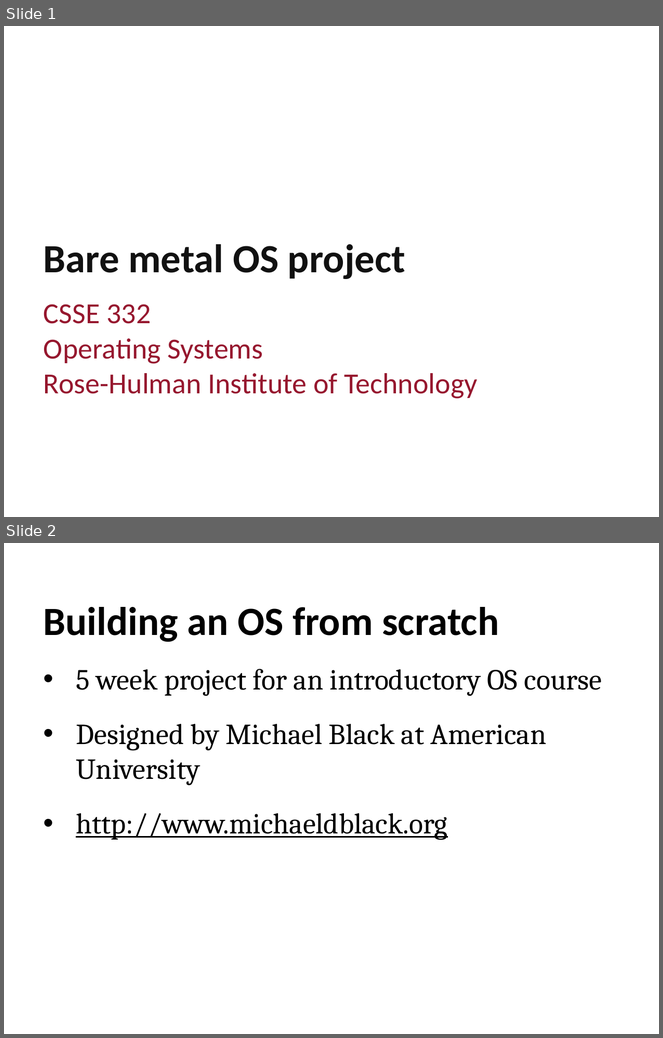
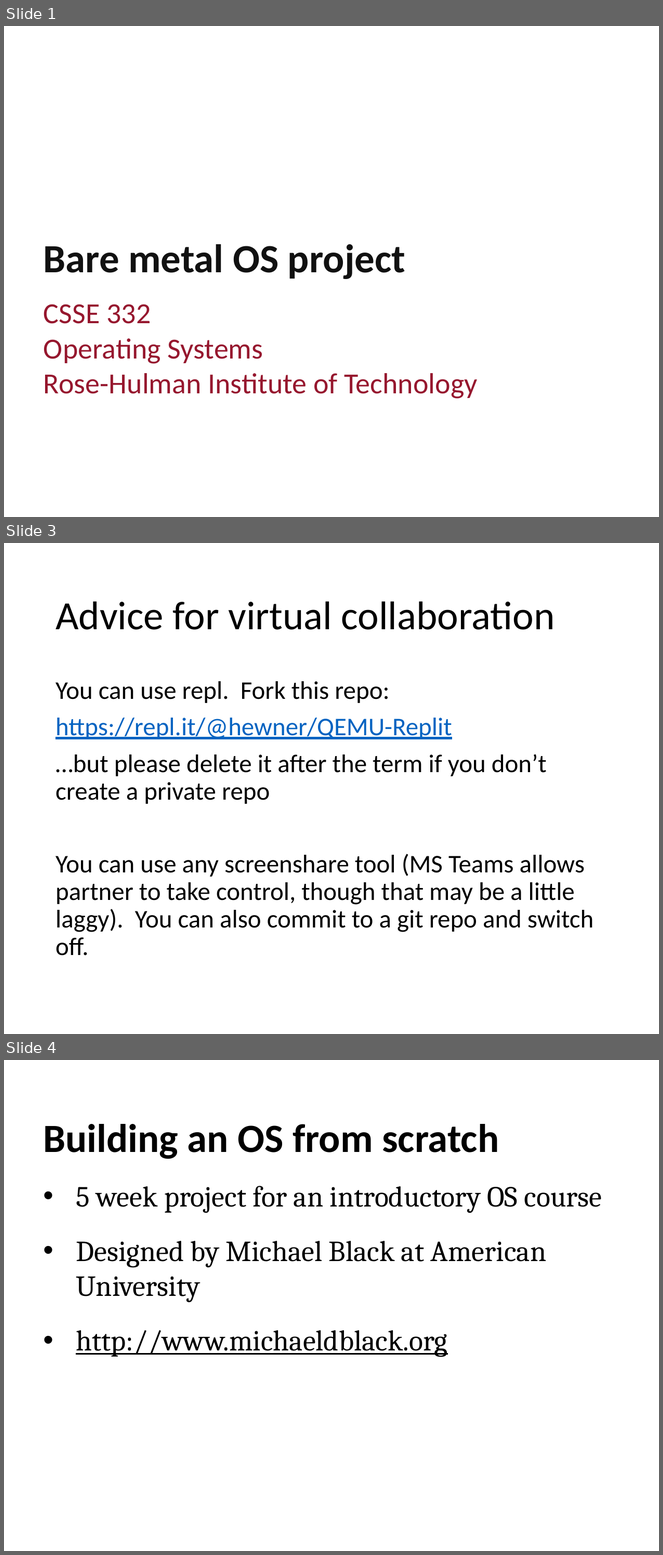
Before and after one commit to RHIT-CSSE/csse332, a slide deck: ClassMaterials/ProjectKickoff/ProjectKickoff.pptx. Shown one above the other, each under a label of ours: slides 1 and 2 before the commit, slides 1, 3 and 4 after it; the slides between them are not shown. The pictures are 663x1038 and 663x1555 pixels, drawn with LibreOffice and Linux fonts; fonts in the diff are those of the drawing. Boxes give left, top, right and bottom in pixels: in the first picture for what was removed or moved away, otherwise in the second. Text is boxed around its words. In the diff, an @@ line names an element or a change of style, - is before the commit and + after.

```diff
--- a/ClassMaterials/ProjectKickoff/ProjectKickoff.pptx
+++ b/ClassMaterials/ProjectKickoff/ProjectKickoff.pptx
@@ slide 3 added at box(4, 543, 659, 1034), background #FFFFFF @@
@@ title added at box(55, 601, 555, 630), 44 pt, text #000000 @@
+Advice for virtual collaboration
@@ text added at box(55, 681, 594, 956), 28 pt, text #000000 @@
+You can use repl. Fork this repo:
+https://repl.it/@hewner/QEMU-Replit
+…but please delete it after the term if you don’t create a private repo
+You can use any screenshare tool (MS Teams allows partner to take control, though that may be a little laggy). You can also commit to a git repo and switch off.
@@ what was slide 2 is now slide 4 @@
```
Also in this commit, not shown: 4 slides changed, 1 other slide added, 7 slides removed, 1 other file.
